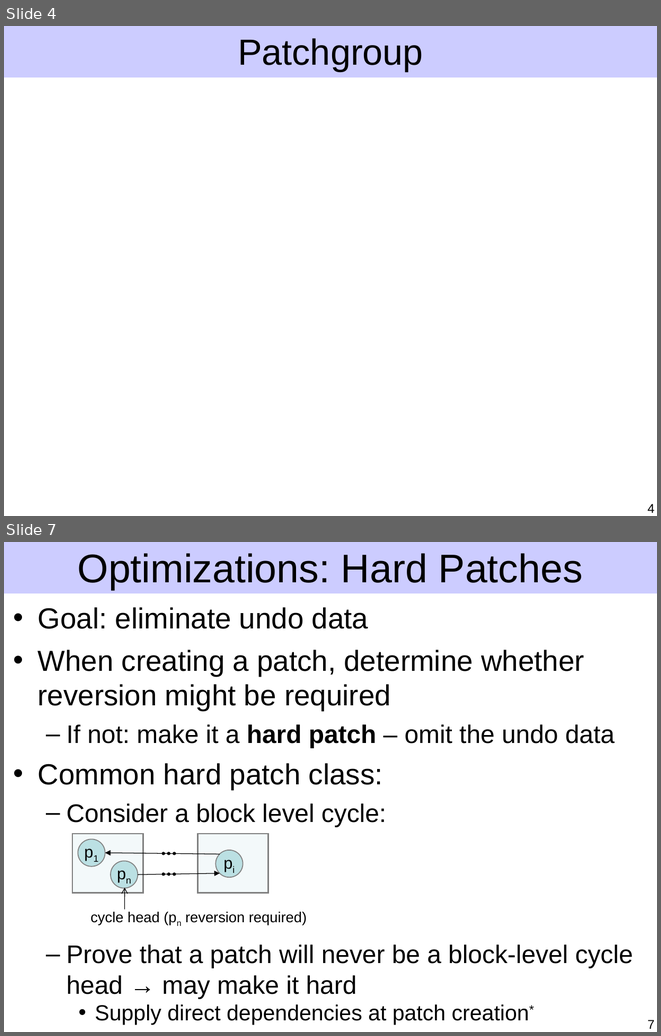
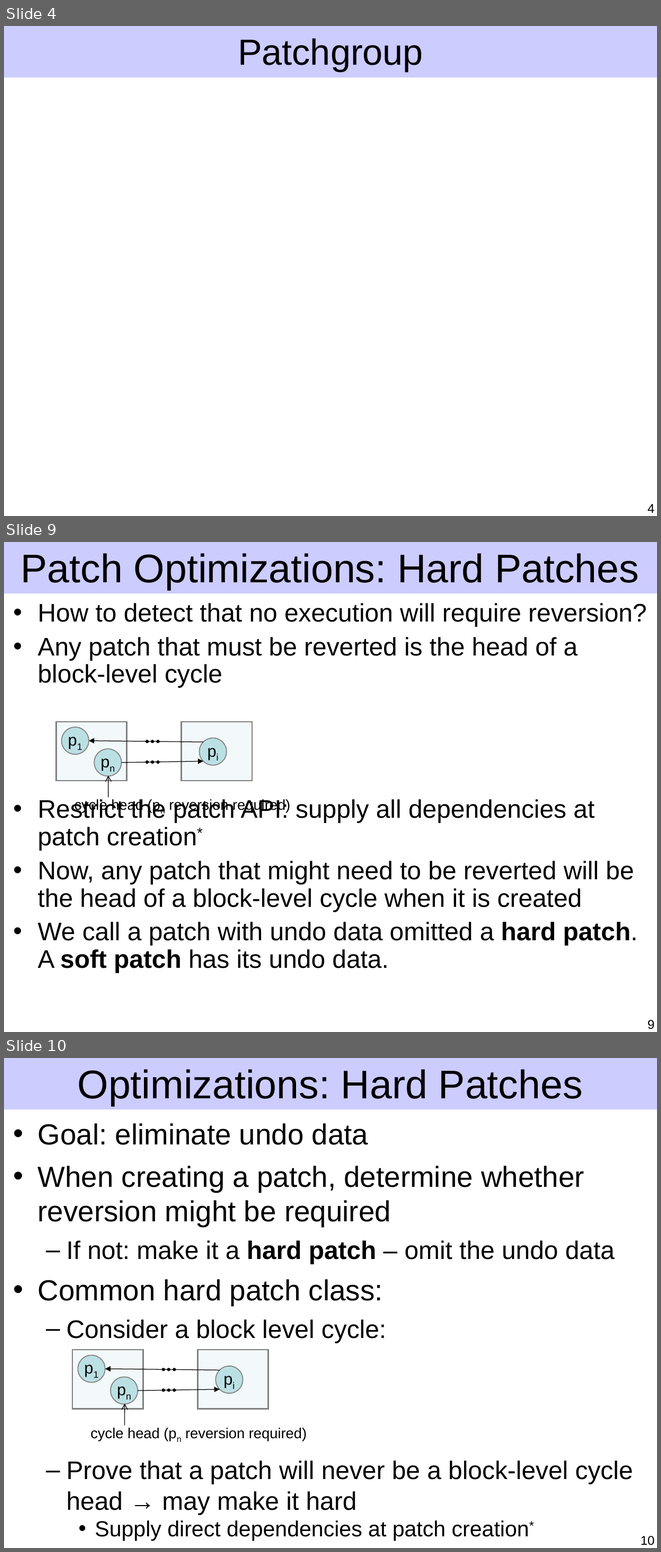
Before and after one commit to ucla-readable/fstitch-doc, a slide deck: sosp/pres.ppt. Shown one above the other, each under a label of ours: slides 4 and 7 before the commit, slides 4, 9 and 10 after it; the slides between them are not shown. The pictures are 661x1036 and 661x1552 pixels, drawn with LibreOffice and Linux fonts; fonts in the diff are those of the drawing. Boxes give left, top, right and bottom in pixels: in the first picture for what was removed or moved away, otherwise in the second. Text is boxed around its words. In the diff, an @@ line names an element or a change of style, - is before the commit and + after.

Commit message:
Revise hard patch intro and details.

```diff
--- a/sosp/pres.ppt
+++ b/sosp/pres.ppt
@@ slide 9 added at <box>4,542,657,1032</box>, background #FFFFFF; not listed: 1 template element that a slide beside it also shows @@
@@ text added at <box>21,553,639,590</box>, 44 pt, text #000000 @@
+Patch Optimizations: Hard Patches
@@ text added at <box>38,603,646,972</box>, 28 pt, text #000000 @@
+• How to detect that no execution will require reversion?
+• Any patch that must be reverted is the head of a block-level cycle
+• Restrict the patch API: supply all dependencies at patch creation*
+• Now, any patch that might need to be reverted will be the head of a block-level cycle when it is created
+• We call a patch with undo data omitted a hard patch. A soft patch has its undo data.
@@ rectangle added at <box>56,722,127,780</box>, fill #BBE0E3 at 17% opacity, outline #808080 1.5 pt @@
@@ ellipse added at <box>61,727,89,754</box>, fill #BBE0E3, outline #808080 0.99 pt, 18 pt, text #000000 @@
+p1
@@ rectangle added at <box>182,722,252,780</box>, fill #BBE0E3 at 17% opacity, outline #808080 1.5 pt @@
@@ arrow added from (203, 742) to (89, 741), #000000 0.74 pt @@
@@ ellipse added at <box>146,740,149,743</box>, fill #000000 @@
@@ ellipse added at <box>151,740,154,743</box>, fill #000000 @@
@@ ellipse added at <box>156,740,159,743</box>, fill #000000 @@
@@ ellipse added at <box>199,738,227,765</box>, fill #BBE0E3, outline #808080 0.99 pt, 18 pt, text #000000 @@
+pi
@@ ellipse added at <box>94,749,122,776</box>, fill #BBE0E3, outline #808080 0.99 pt, 18 pt, text #000000 @@
+pn
@@ arrow added from (122, 762) to (203, 761), #000000 0.74 pt @@
@@ ellipse added at <box>146,760,149,764</box>, fill #000000 @@
@@ ellipse added at <box>151,760,154,764</box>, fill #000000 @@
@@ ellipse added at <box>156,760,159,764</box>, fill #000000 @@
@@ arrow added from (108, 797) to (108, 775), #000000 0.74 pt @@
@@ text added at <box>74,799,290,813</box>, 16 pt, text #000000 @@
+cycle head (pn reversion required)
@@ page number added at <box>647,1020,654,1029</box>, 14 pt, text #000000 @@
+9
@@ what was slide 7 is now slide 10 @@
@@ page number at <box>641,1536,655,1545</box>: text changed @@
-7
+10
```
Also in this commit, not shown: 3 slides changed, 2 other slides added.
